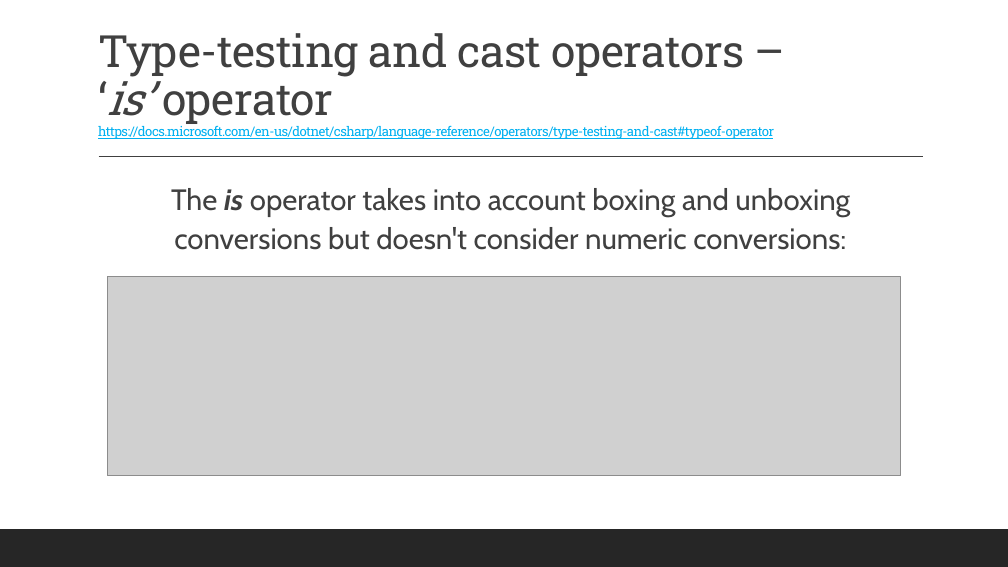
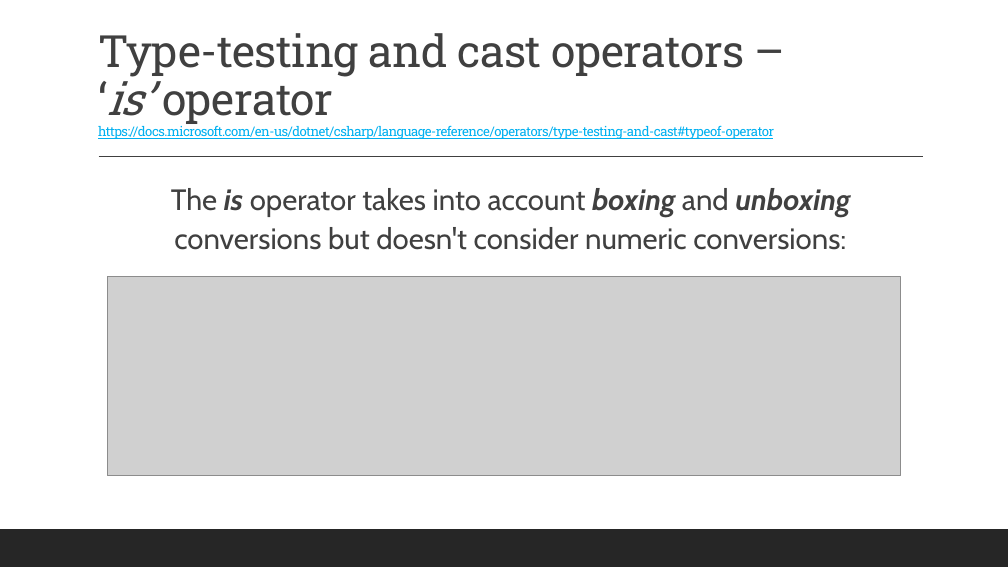
Before and after one commit to 2002-feb24-net/trainer-code, a slide deck: slide 8 of 1-csharp/MarksCodeAndPPTs/DotNetPPTs/D3_.NET_CastingAndTypeConversion.pptx. Drawn at 1008x567 pixels with LibreOffice and Linux fonts; fonts in the diff are those of the drawing; grey boxes stand for pictures. Boxes give left, top, right and bottom in pixels: in the first picture for what was removed or moved away, otherwise in the second. Text is boxed around its words. In the diff, an @@ line names an element or a change of style, - is before the commit and + after.

```diff
--- a/1-csharp/MarksCodeAndPPTs/DotNetPPTs/D3_.NET_CastingAndTypeConversion.pptx
+++ b/1-csharp/MarksCodeAndPPTs/DotNetPPTs/D3_.NET_CastingAndTypeConversion.pptx
@@ text "The is operator takes into ..." at <box>171,188,850,250</box>: bold on, italic on in "boxing unboxing" @@
```
Also in this commit, not shown: 7 other slides changed, 1 other file.
